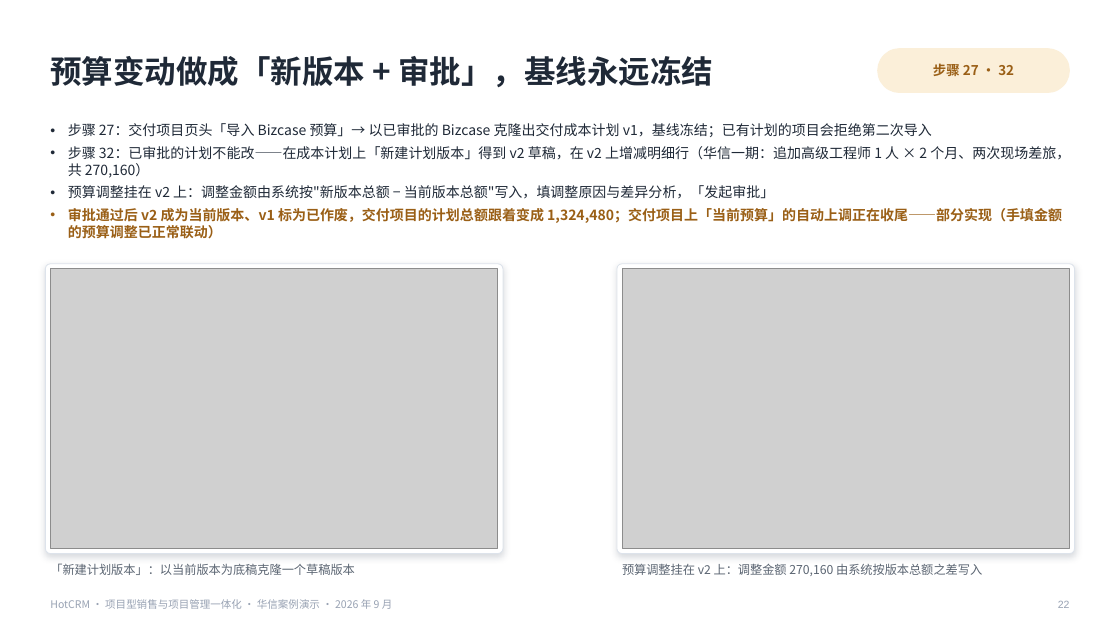
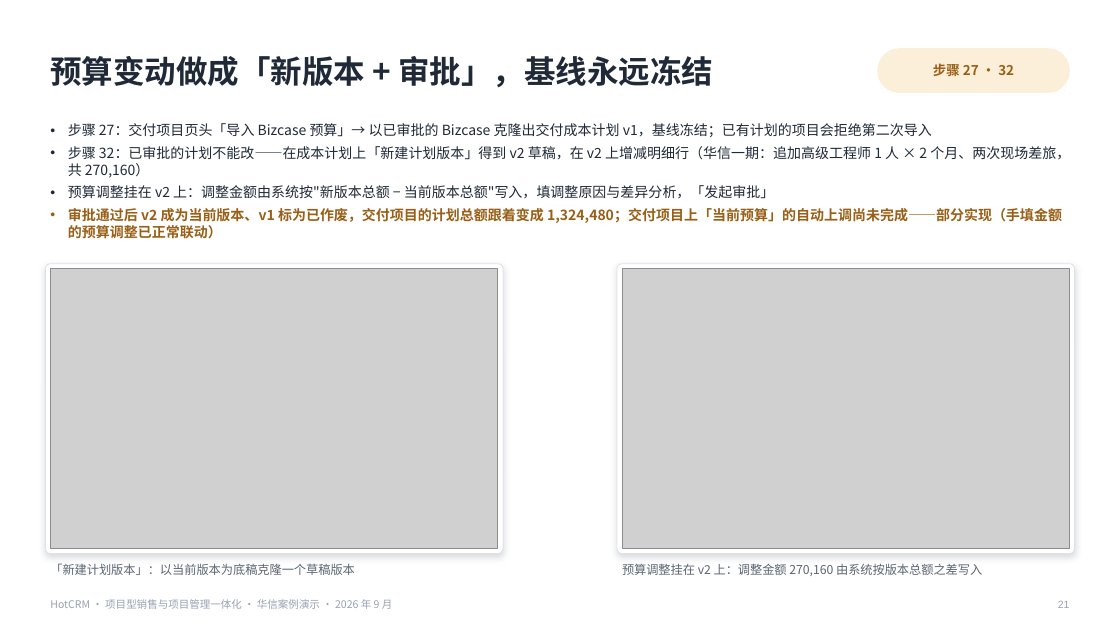
Before and after one commit to sunhaolin/hotcrm, a slide deck: slide 21 of docs/demo/psa-presales/客户汇报-华信案例.pptx (slide 22 before the commit). Drawn at 1120x630 pixels with LibreOffice and Linux fonts; fonts in the diff are those of the drawing; grey boxes stand for pictures. Boxes give left, top, right and bottom in pixels: in the first picture for what was removed or moved away, otherwise in the second. Text is boxed around its words. In the diff, an @@ line names an element or a change of style, - is before the commit and + after.

```diff
--- a/docs/demo/psa-presales/客户汇报-华信案例.pptx
+++ b/docs/demo/psa-presales/客户汇报-华信案例.pptx
@@ text at box(68, 208, 1062, 239): text changed @@
-• 审批通过后 v2 成为当前版本、v1 标为已作废，交付项目的计划总额跟着变成 1,324,480；交付项目上「当前预算」的自动上调正在收尾——部分实现（手填金额的预算调整已正常联动）
+• 审批通过后 v2 成为当前版本、v1 标为已作废，交付项目的计划总额跟着变成 1,324,480；交付项目上「当前预算」的自动上调尚未完成——部分实现（手填金额的预算调整已正常联动）
@@ text at box(1058, 601, 1070, 608): text changed @@
-22
+21
```
Also in this commit, not shown: 30 other slides changed, 1 slide removed, 2 other files.
